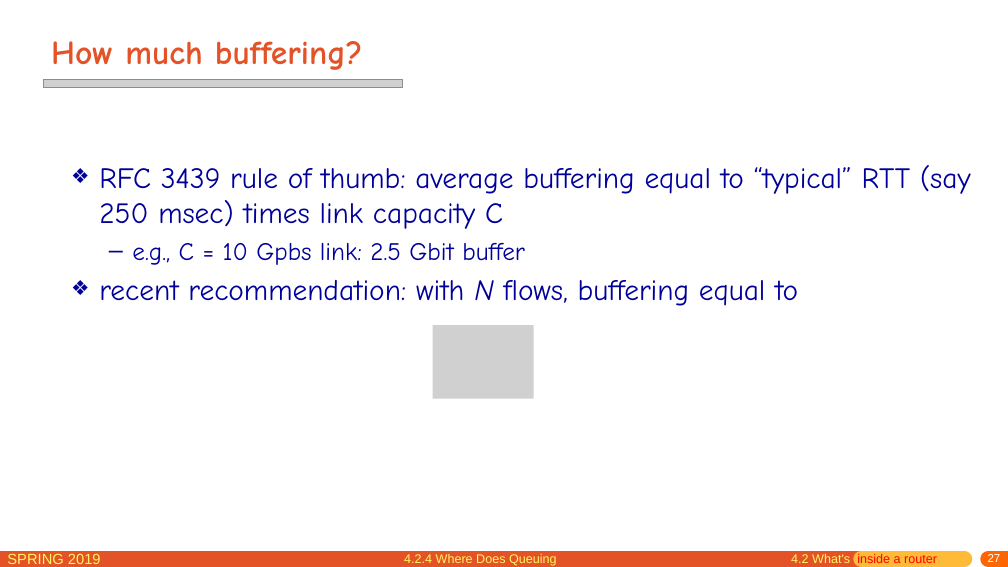
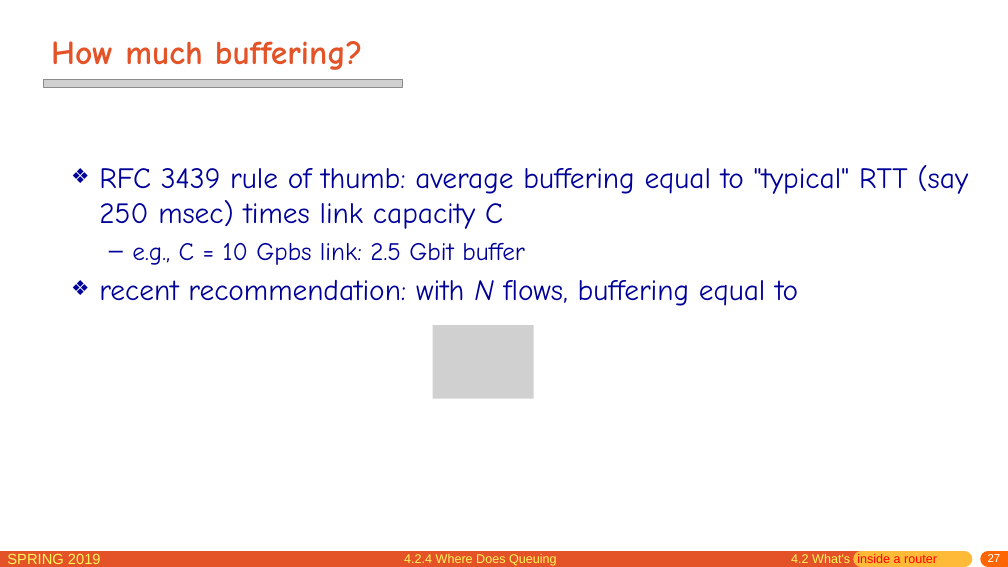
Before and after one commit to jichenghu/PPT_networkDistributed, a slide deck: slide 27 of chapter4.pptx. Drawn at 1008x567 pixels with LibreOffice and Linux fonts; fonts in the diff are those of the drawing; grey boxes stand for pictures. Boxes give left, top, right and bottom in pixels: in the first picture for what was removed or moved away, otherwise in the second. Text is boxed around its words. In the diff, an @@ line names an element or a change of style, - is before the commit and + after.

```diff
--- a/chapter4.pptx
+++ b/chapter4.pptx
@@ text at (99,165,969,229): text changed @@
-❖ RFC 3439 rule of thumb: average buffering equal to “typical” RTT (say 250 msec) times link capacity C
+❖ RFC 3439 rule of thumb: average buffering equal to "typical" RTT (say 250 msec) times link capacity C
```
Also in this commit, not shown: 28 other slides changed, 8 slides added.
